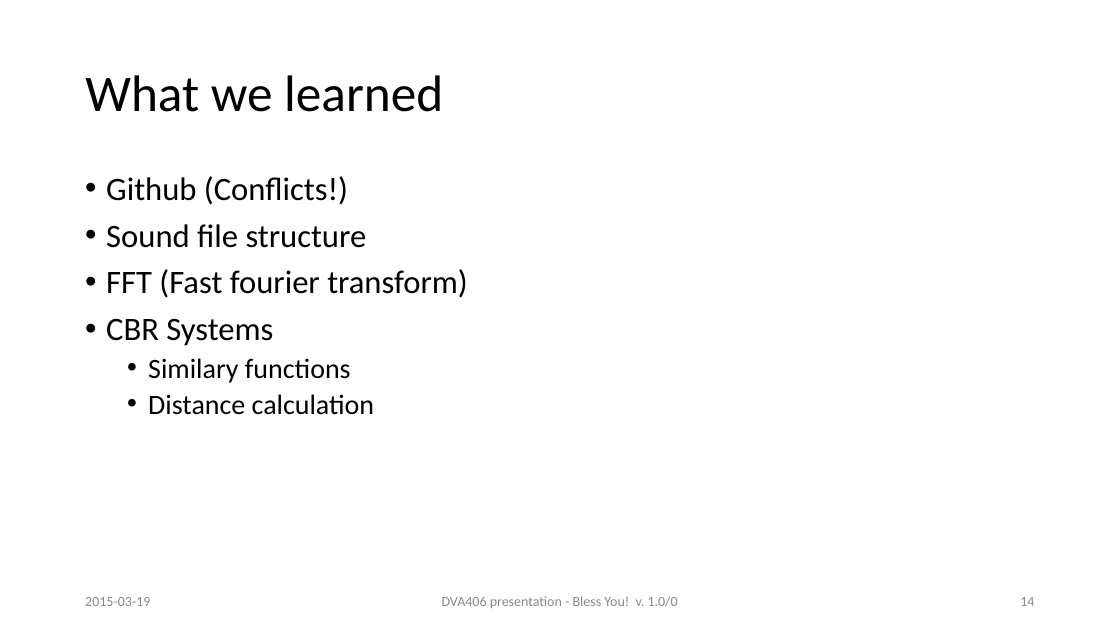
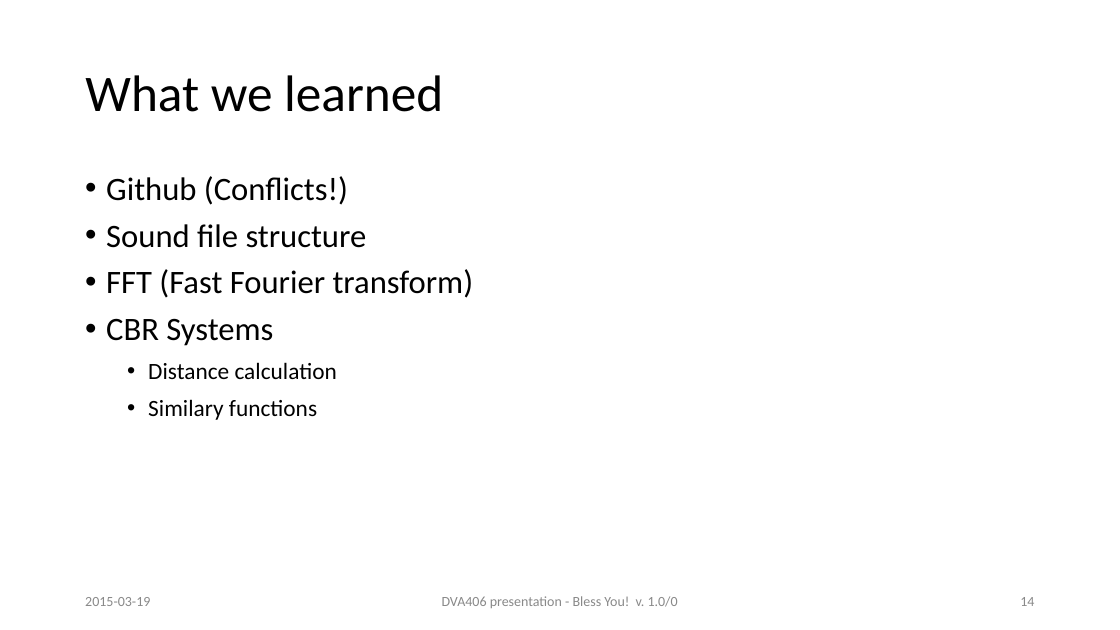
Before and after one commit to gfm10001/DVA406-MiniProj-BlessYou, a slide deck: slide 14 of Documents/Presentation/Bless You - Presentation.ppt. Drawn at 1120x630 pixels with LibreOffice and Linux fonts; fonts in the diff are those of the drawing. Boxes give left, top, right and bottom in pixels: in the first picture for what was removed or moved away, otherwise in the second. Text is boxed around its words. In the diff, an @@ line names an element or a change of style, - is before the commit and + after.

```diff
--- a/Documents/Presentation/Bless You - Presentation.ppt
+++ b/Documents/Presentation/Bless You - Presentation.ppt
@@ text at (x1=106, y1=269, x2=474, y2=298): text changed @@
-• FFT (Fast fourier transform)
+• FFT (Fast Fourier transform)
@@ text at (x1=148, y1=362, x2=337, y2=379): paragraph added @@
+    • Distance calculation
@@ text at (x1=148, y1=394, x2=375, y2=415): paragraph removed @@
-  • Distance calculation
@@ text at (x1=148, y1=399, x2=317, y2=420): size 24 to 20 pt in "Similary functions"; list level 2 to 3 in "Similary functions" @@
```
Also in this commit, not shown: 2 other slides changed, 1 other file.
